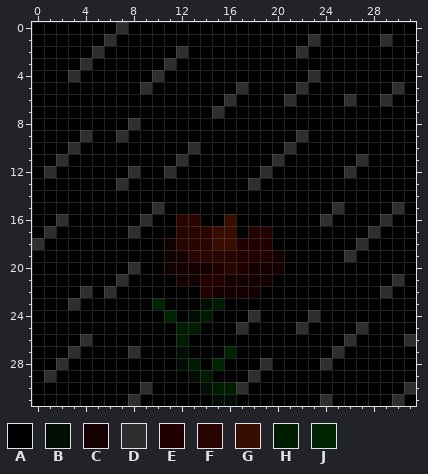
A pixel-art file gets an edit: ase/the-lone-flower.ase. Above is the file before it was changed.
32x32 pixels, 1 frame. Colours within 5 levels of each other are drawn and written as one.
Palette (. is transparent): A #000000  B #000e03  C #150000  D #2e2e2e  E #220000  F #290500  G #370d00  H #001c00  J #002300
The same view after the edit:
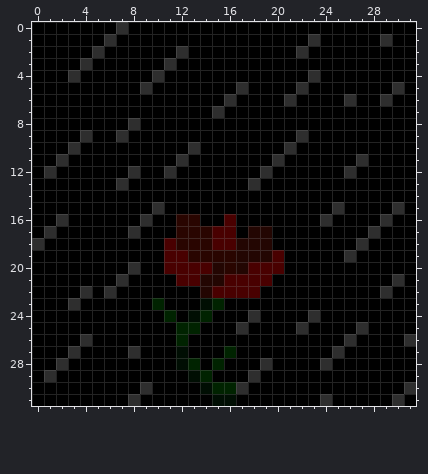
Changes in this commit:
colour C: #150000 -> #490000
colour E: #220000 -> #230602
Layer "Flower":
y 16: x 16 G -> C
y 17..18: x 15..16 GG -> CC
y 23: x 15 H -> J
y 24: x 14 H -> J
y 25: x 12..13 HH -> JJ
y 26: x 12 H -> J
y 28: x 13 H -> J
y 29: x 14 H -> J
y 30: x 15..16 HH -> JJ
Changed places in both pictures, as pixel boxes (x1, y1, x2, y2):
changed: (164, 214, 284, 394)
